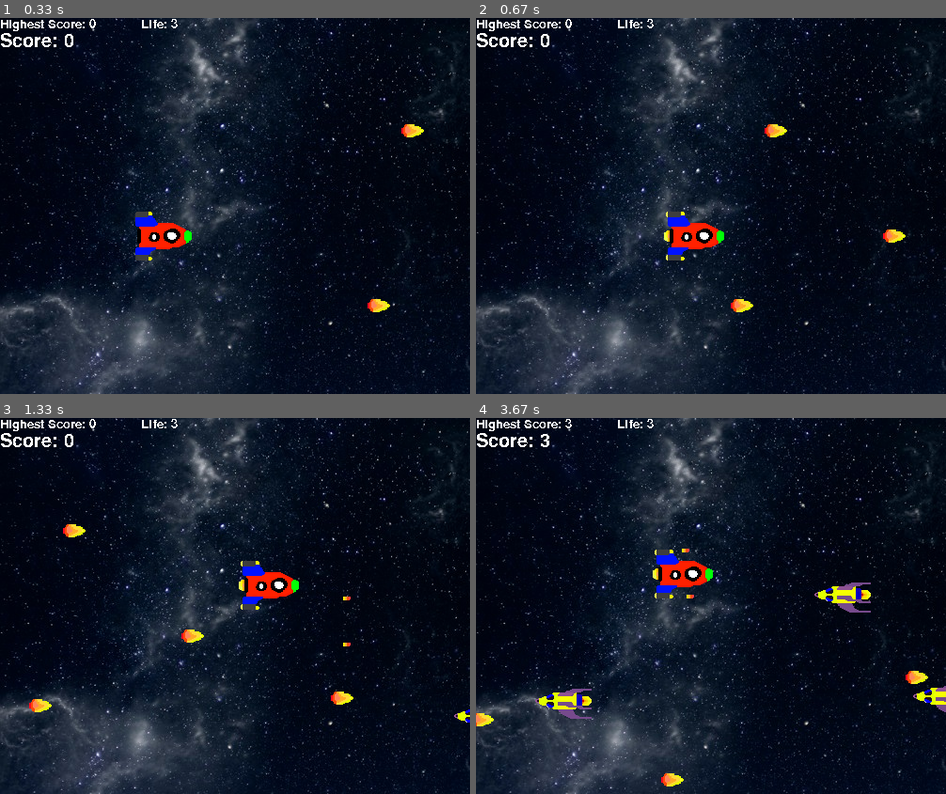
Above: before the commit, frames 1-4 (two rows, left to right).
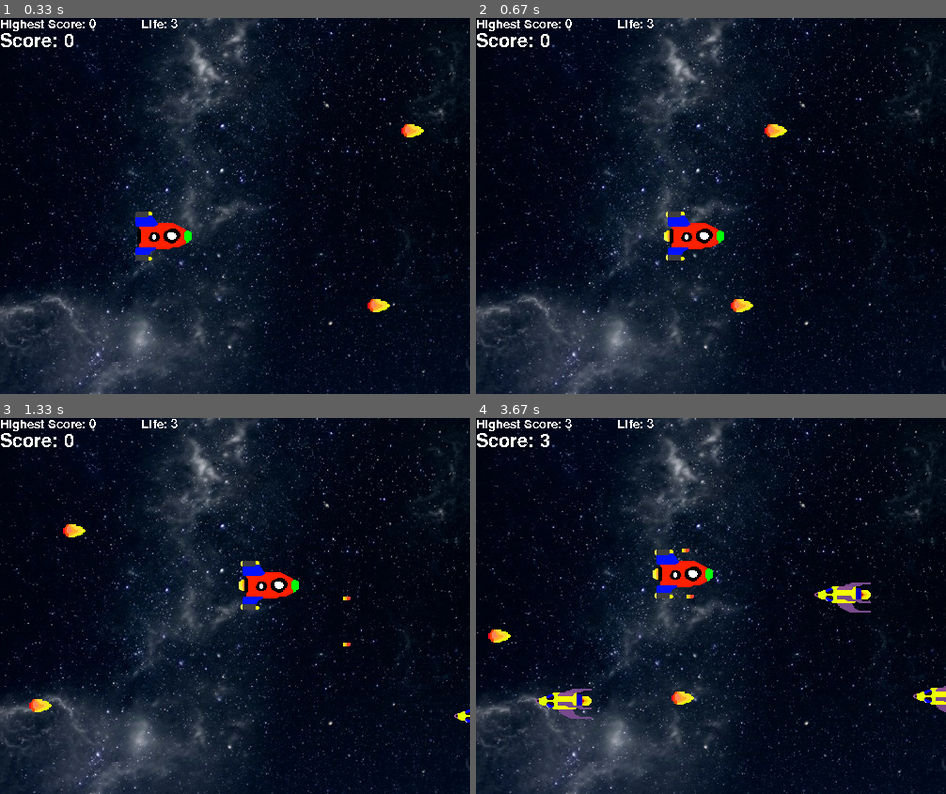
Above: after the commit, the same moments.

Repository: adaksritiman24/BattleGame--Pygame-Project-
Game: pygame game, started from battle.py
Two runs of this game, one before a commit and one after it. Both use one fixed random seed, a clock stepped at 60 frames per second and the inputs below.
Inputs:
- Up to frame 1 (0.33 s): no input
- Up to frame 2 (0.67 s): hold Right from 0.33 s (still down)
- Up to frame 3 (1.33 s): release Right at 0.8 s; hold Up 0.83-1.13 s; tap Space at 0.9, 1.23 s; hold Right from 1.17 s (still down)
- Up to frame 4 (3.67 s): tap Space at 1.53, 1.73, 2.03, 2.3, 2.63, 2.93, 3.07, 3.47 s; release Right at 1.63 s; hold Left 1.67-2.2 s; hold Down 2.23-2.53 s; hold Left 2.57-2.97 s; hold Up 3-3.37 s; hold Right from 3.4 s (still down)

Frame 1 is identical in both runs. In frame 2, 0.1% of the frame differs, in the area x 86-92%, y 56-60%; in frame 3, 0.2%; in frame 4, 0.6%, in the area x 0-97%, y 56-98%.

Commit message:
added explosion animations with sound effects

Diff:
--- a/battle.py
+++ b/battle.py
@@ -4,6 +4,7 @@
 import random
 import time
 import math
+import _thread
 
 
 pygame.font.init()
@@ -18,6 +19,12 @@
 pygame.transform.scale2x(pygame.image.load("enemy4.png"))]
 fire = pygame.transform.scale2x(pygame.image.load("fire.png"))
 enemy_fire = pygame.transform.scale2x(pygame.image.load("enemy_fire.png"))
+kill = pygame.transform.scale2x(pygame.image.load("en-af.png"))
+
+explosion = pygame.mixer.Sound("explosion.wav")
+
+player_explosion = pygame.mixer.Sound("player_explosion1.wav")
+
 bg_color = (0,0,0)
 yellow = (255,255,0)
 game = True
@@ -165,6 +172,20 @@
 	scr.blit(t1,(64,120))
 	scr.blit(t2,(210,180))
 
+
+class Kill:
+	def __init__(self, loc, win):
+		self.kill = kill
+		self.duration = 10
+		self.loc = loc
+		self.win = win
+
+	def showUp(self):
+		self.win.blit(self.kill,(self.loc[0],self.loc[1]))
+		self.duration-=1
+
+kill_list = []
+
 HighScore =0
 score=0
 def main(game ,score, HighScore):
@@ -180,7 +201,7 @@
 	for _ in range(7):
 		enemy = Enemy(scr)
 		enemies.append(enemy)
-	for _ in range(5):
+	for _ in range(3):
 		fi = Enemy_Fire(scr)
 		enfi.append(fi)
 	allowed = 1000
@@ -197,10 +218,15 @@
 		for i,fi in enumerate(enfi):
 			fi.move(scr , 6)
 			if fi.player_collision(player):
+				player_explosion.play()
 				lives-=1
 				#print(lives)
 				if lives ==0:
+					scr.blit(kill,player.rect)
 					gameover(score,scr)
+					pygame.display.update()
+
+					kill_list.clear()
 					pygame.time.delay(2000)
 					game = False
 					score = 0
@@ -211,10 +237,16 @@
 		for i, enemy in enumerate(enemies):
 			enemy.move(scr)
 			if enemy.enemy_collision(player):
+				player_explosion.play()
+				kill_list.append(Kill(enemy.rect,scr))
 				lives-=1
 				if lives ==0:
+					scr.blit(kill,player.rect)
+					gameover(score,scr)
+					pygame.display.update()
+
+					kill_list.clear()
 					game = False
-					gameover(score,scr)
 					pygame.time.delay(2000)
 					score = 0
 					main(True ,score,HighScore)
@@ -228,8 +260,17 @@
 						HighScore+=1
 					fires.remove(fires[j])
 					enemies.remove(enemies[i])
+					explosion.play()
+					kill_list.append(Kill(enemy.rect,scr))
 					new = Enemy(scr)
 					enemies.append(new)
+
+		for b_index,blasts in enumerate(kill_list):
+			if blasts.duration<0:
+				kill_list.remove(kill_list[b_index])
+				continue
+			else:
+				blasts.showUp()
 
 		if score>10:
 			en_speed =1.7
@@ -241,6 +282,14 @@
 				scr.blit(E[int(en.counter%4)],(en.rect[0],en.rect[1]))
 			for fi in enfi:
 				scr.blit(fi.enemy,fi.rect)
+
+			for b_index,blasts in enumerate(kill_list):
+				if blasts.duration<0:
+					kill_list.remove(kill_list[b_index])
+					continue
+				else:
+					blasts.showUp()
+
 		if(keys[pygame.K_RIGHT]):
 			morse =0
 			init =False
@@ -249,6 +298,14 @@
 				scr.blit(E[int(en.counter%4)],(en.rect[0],en.rect[1]))
 			for fi in enfi:
 				scr.blit(fi.enemy,fi.rect)
+
+			for b_index,blasts in enumerate(kill_list):
+				if blasts.duration<0:
+					kill_list.remove(kill_list[b_index])
+					continue
+				else:
+					blasts.showUp()
+
 		if(keys[pygame.K_UP]):
 			morse =0
 			init =False
@@ -257,6 +314,14 @@
 				scr.blit(E[int(en.counter%4)],(en.rect[0],en.rect[1]))
 			for fi in enfi:
 				scr.blit(fi.enemy,fi.rect)
+
+			for b_index,blasts in enumerate(kill_list):
+				if blasts.duration<0:
+					kill_list.remove(kill_list[b_index])
+					continue
+				else:
+					blasts.showUp()
+
 		if(keys[pygame.K_DOWN]):
 			morse =0
 			init =False
@@ -265,6 +330,13 @@
 				scr.blit(E[int(en.counter%4)],(en.rect[0],en.rect[1]))
 			for fi in enfi:
 				scr.blit(fi.enemy,fi.rect)
+
+			for b_index,blasts in enumerate(kill_list):
+				if blasts.duration<0:
+					kill_list.remove(kill_list[b_index])
+					continue
+				else:
+					blasts.showUp()
 		if(keys[pygame.K_SPACE]):
 			if allowed > 100:
 				fired =True
@@ -303,5 +375,5 @@
 		pygame.display.update()
 
 
-
-main(game ,score,HighScore)
+if __name__=="__main__":
+	main(game ,score,HighScore)
Binary file added: en-af.png
Not shown, added: explosion.wav
Not shown, added: player_explosion.wav
Not shown, added: player_explosion1.wav
